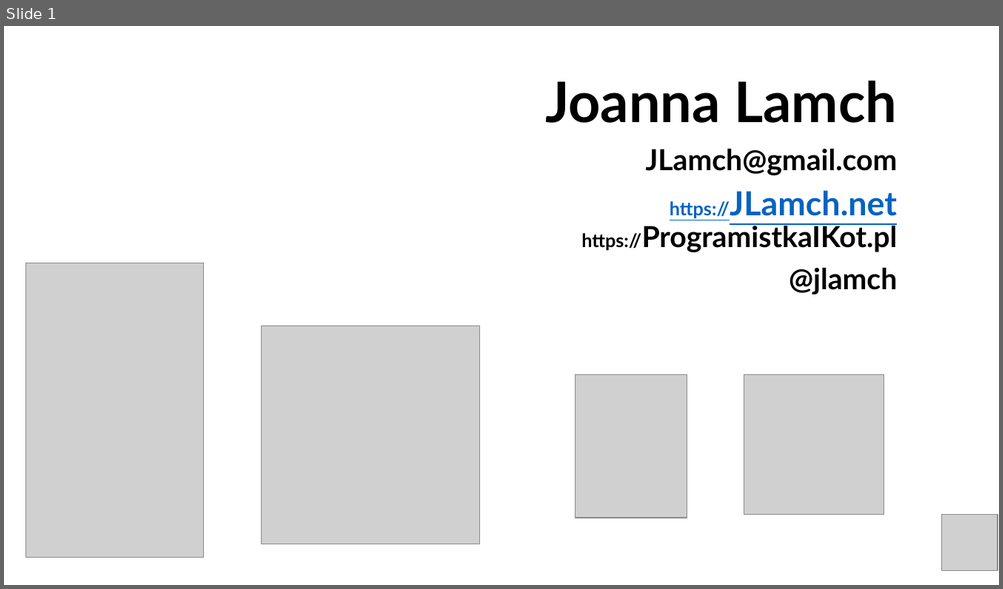
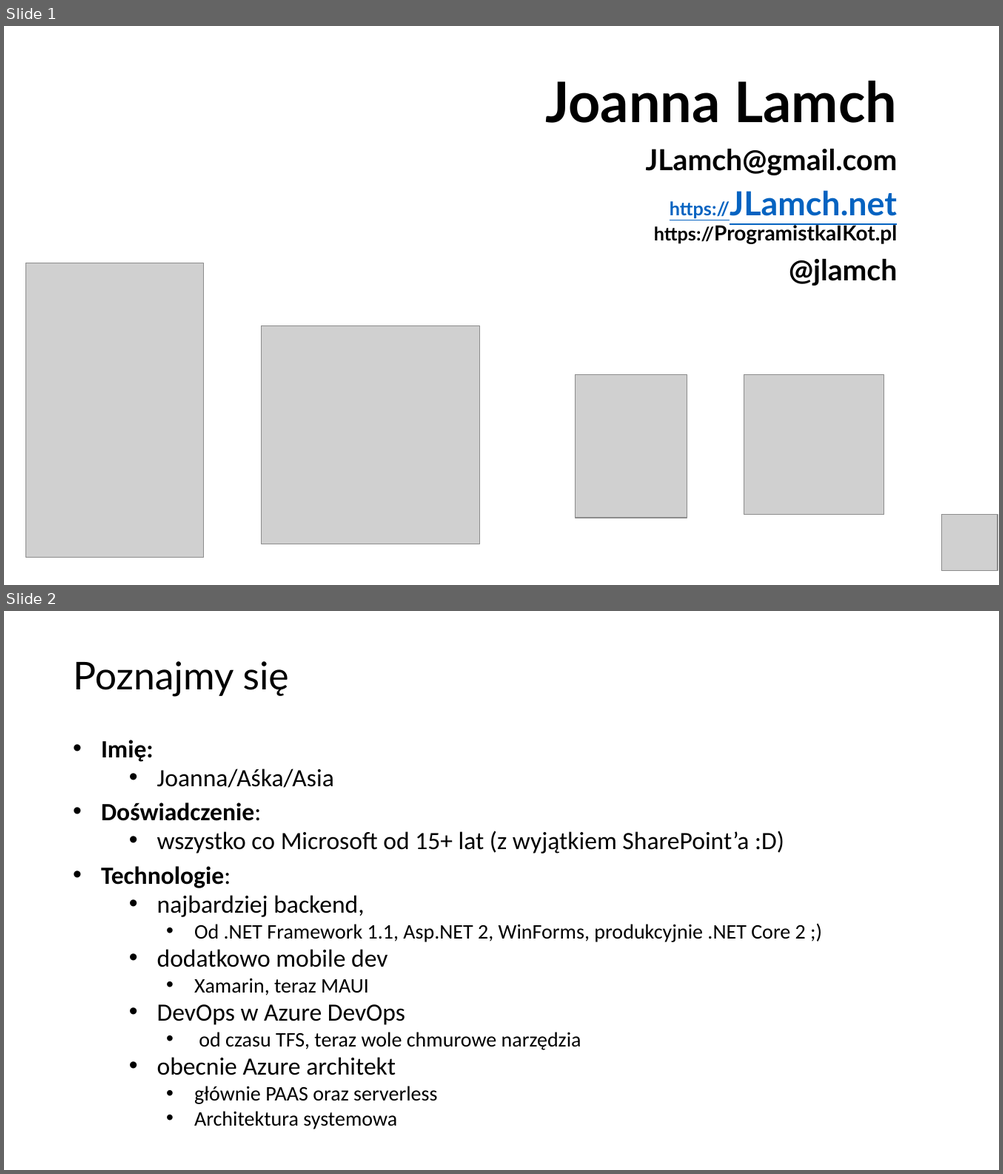
Before and after one commit to jlamch/.net-core, a slide deck: 0. About me.pptx. Shown one above the other, each under a label of ours: slide 1 before the commit, slides 1 and 2 after it. The pictures are 1003x589 and 1003x1174 pixels, drawn with LibreOffice and Linux fonts; fonts in the diff are those of the drawing; grey boxes stand for pictures. Boxes give left, top, right and bottom in pixels: in the first picture for what was removed or moved away, otherwise in the second. Text is boxed around its words. In the diff, an @@ line names an element or a change of style, - is before the commit and + after.

```diff
--- a/0. About me.pptx
+++ b/0. About me.pptx
@@ slide 2 added at (4, 611, 999, 1170), background #FFFFFF @@
@@ text added at (73, 661, 289, 696), 37 pt, text #000000 @@
+Poznajmy się
@@ text added at (101, 740, 805, 1130), 24 pt, text #000000 @@
+• Imię:
+  • Joanna/Aśka/Asia
+• Doświadczenie:
+  • wszystko co Microsoft od 15+ lat (z wyjątkiem SharePoint’a :D)
+• Technologie:
+  • najbardziej backend,
+    • Od .NET Framework 1.1, Asp.NET 2, WinForms, produkcyjnie .NET Core 2 ;)
+  • dodatkowo mobile dev
+    • Xamarin, teraz MAUI
+  • DevOps w Azure DevOps
+    • od czasu TFS, teraz wole chmurowe narzędzia
+  • obecnie Azure architekt
+    • głównie PAAS oraz serverless
+    • Architektura systemowa
@@ slide 1 changed as well @@
@@ text at (654, 190, 896, 244): size 28 to 20 pt in "https://ProgramistkaIKot.pl" @@
```
Also in this commit, not shown: 1 other file.
